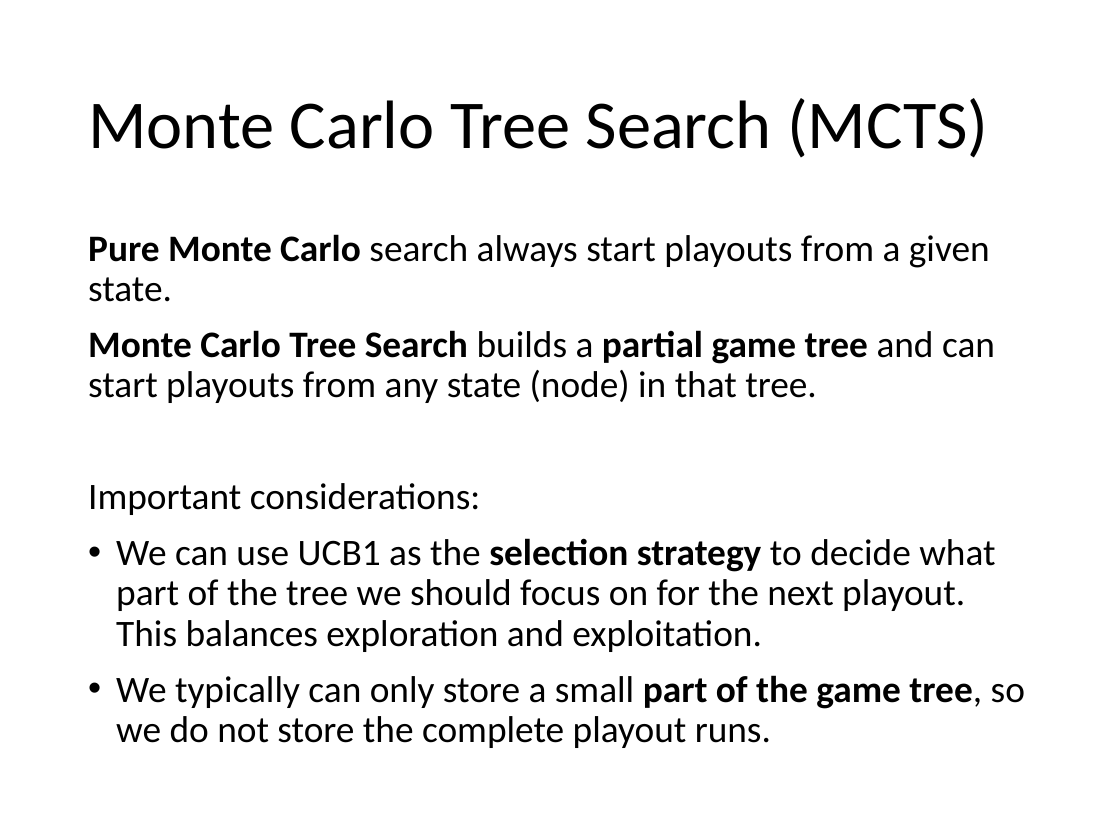
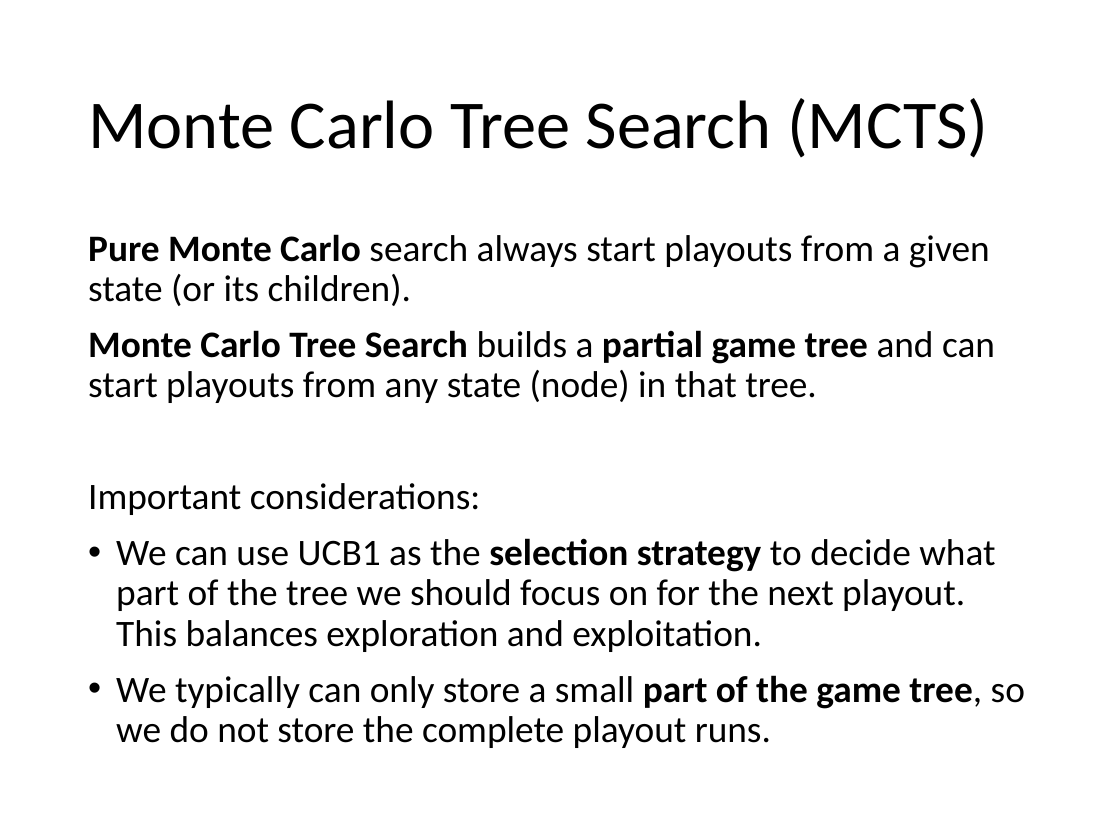
Before and after one commit to mhahsler/CS7320-AI, a slide deck: slide 41 of slides/05_games.pptx. Drawn at 1120x840 pixels with LibreOffice and Linux fonts; fonts in the diff are those of the drawing. Boxes give left, top, right and bottom in pixels: in the first picture for what was removed or moved away, otherwise in the second. Text is boxed around its words. In the diff, an @@ line names an element or a change of style, - is before the commit and + after.

```diff
--- a/slides/05_games.pptx
+++ b/slides/05_games.pptx
@@ text at <box>88,234,990,306</box>: text changed @@
-Pure Monte Carlo search always start playouts from a given state.
+Pure Monte Carlo search always start playouts from a given state (or its children).
```
Also in this commit, not shown: 3 other slides changed, 1 other file.
